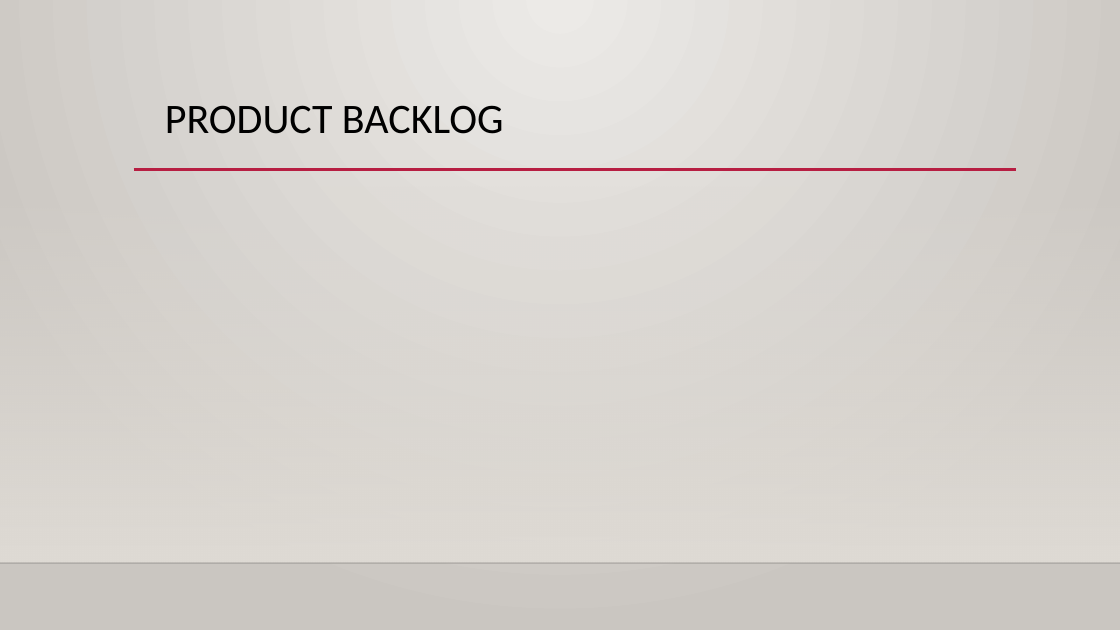
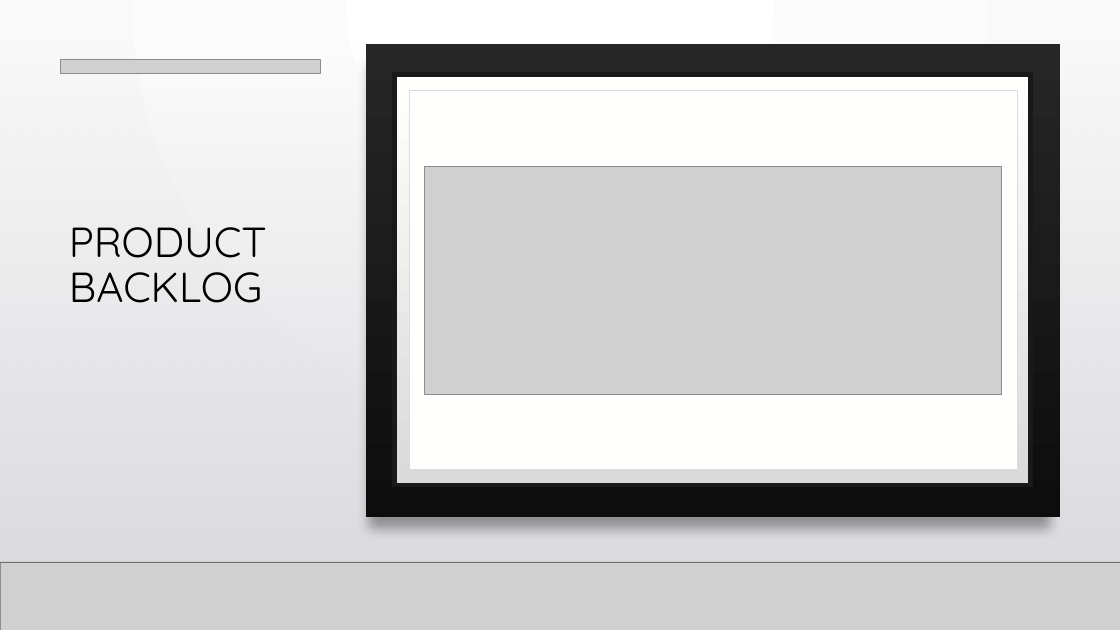
Before and after one commit to cbarralesp/tiendaevaluacion3, a slide deck: slide 3 of PRESENTACION DE EVALUACION.pptx. Drawn at 1120x630 pixels with LibreOffice and Linux fonts; fonts in the diff are those of the drawing; grey boxes stand for pictures; background and template pictures are left out. Boxes give left, top, right and bottom in pixels: in the first picture for what was removed or moved away, otherwise in the second. Text is boxed around its words. In the diff, an @@ line names an element or a change of style, - is before the commit and + after.

```diff
--- a/PRESENTACION DE EVALUACION.pptx
+++ b/PRESENTACION DE EVALUACION.pptx
@@ background gradient #ECEAE7 to #CAC7C1 to gradient #FFFFFF to #FAFAFA @@
@@ rectangle added at (x1=0, y1=0, x2=1120, y2=630), fill gradient #FFFFFF to #FAFAFA @@
@@ rectangle resized from (x1=0, y1=186, x2=1120, y2=563) to (x1=0, y1=43, x2=1120, y2=562) @@
@@ rectangle at (x1=0, y1=43, x2=1120, y2=562): fill gradient #DFDBD5 to gradient #DCDCE0 to #DEDEE2 @@
@@ rectangle added at (x1=0, y1=43, x2=1120, y2=562), fill gradient #DCDCE0 to #DEDEE2 @@
@@ rectangle added at (x1=0, y1=43, x2=1120, y2=562), fill gradient #DCDCE0 to #DEDEE2 @@
@@ picture added at (x1=60, y1=59, x2=321, y2=73) @@
@@ picture added at (x1=103, y1=59, x2=986, y2=73) @@
@@ rectangle added at (x1=365, y1=45, x2=1060, y2=518), fill gradient #262626 to #0D0D0D @@
@@ rectangle added at (x1=394, y1=75, x2=1031, y2=485), fill gradient #DADADA to #FFFFFE, outline #191919 4 pt @@
@@ text "PRODUCT BACKLOG" moved from (x1=165, y1=105, x2=504, y2=134) to (x1=69, y1=227, x2=267, y2=303) @@
@@ text "PRODUCT BACKLOG" at (x1=69, y1=227, x2=267, y2=303): font Calibri to Quicksand; line spacing 1 to 0.9; more space between paragraphs; vertical alignment top to bottom @@
@@ rectangle added at (x1=409, y1=90, x2=1017, y2=470), fill #FFFFFE, outline #DCDCE0 0.5 pt @@
@@ line removed from (134, 170) to (1017, 170) @@
@@ picture added at (x1=424, y1=166, x2=1002, y2=394) @@
@@ line added from (0, 562) to (1120, 562), #000001 1 pt @@
@@ picture added at (x1=0, y1=562, x2=1120, y2=630) @@
@@ line added from (0, 562) to (1120, 562), #000001 1 pt @@
```
Also in this commit, not shown: 7 other slides changed, 4 slides added, 14 other files.
